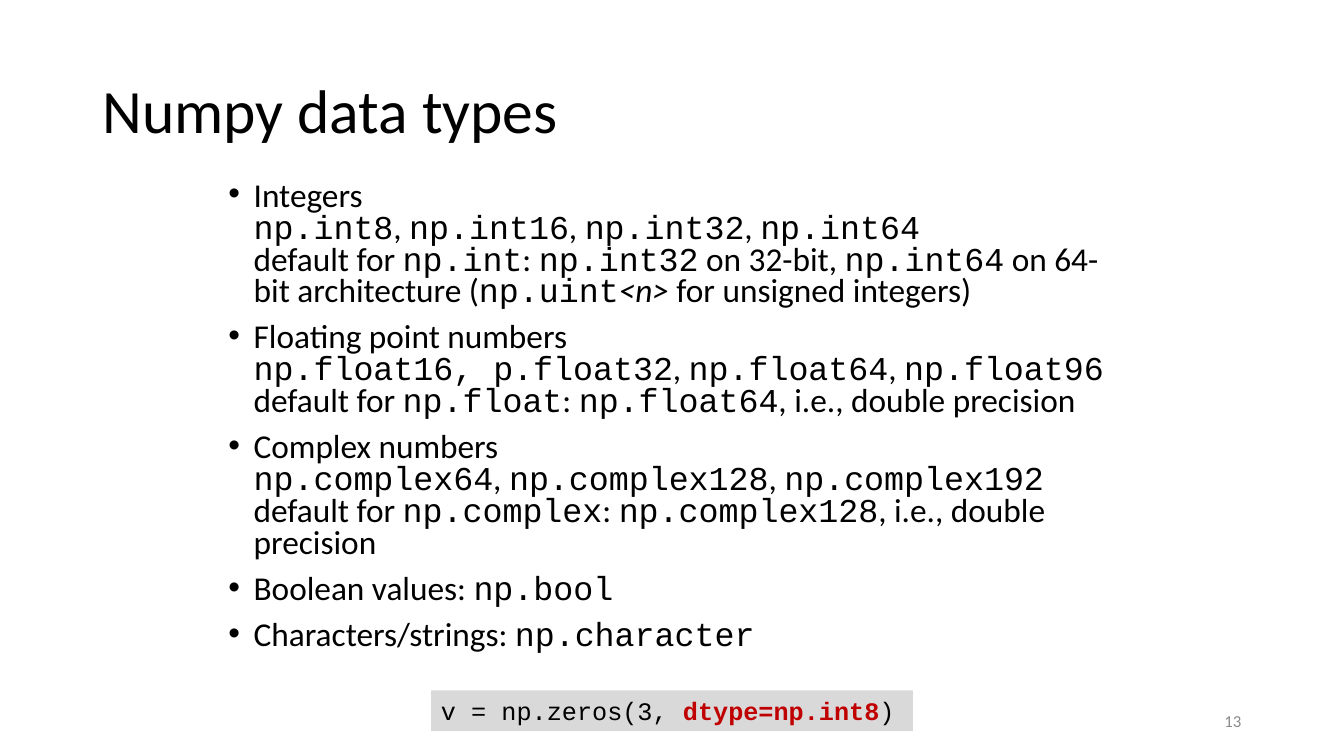
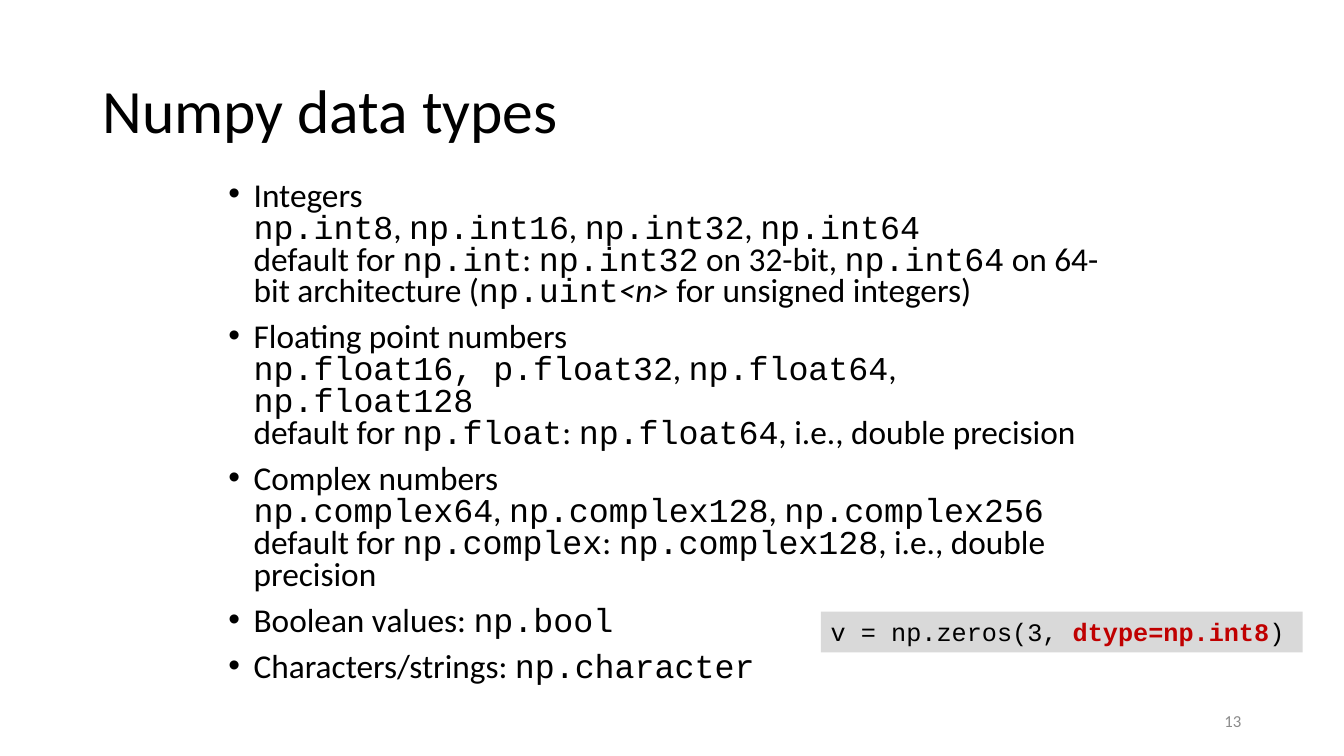
Before and after one commit to gjbex/Scientific-Python, a slide deck: slide 13 of scientific_python.pptx. Drawn at 1344x756 pixels with LibreOffice and Linux fonts; fonts in the diff are those of the drawing. Boxes give left, top, right and bottom in pixels: in the first picture for what was removed or moved away, otherwise in the second. Text is boxed around its words. In the diff, an @@ line names an element or a change of style, - is before the commit and + after.

Commit message:
Fix slide on numpy data types

```diff
--- a/scientific_python.pptx
+++ b/scientific_python.pptx
@@ text at bbox=[254, 325, 1076, 592]: text changed @@
-• Floating point numbers
-  np.float16, p.float32, np.float64, np.float96
-  default for np.float: np.float64, i.e., double precision
-• Complex numbers
-  np.complex64, np.complex128, np.complex192
-  default for np.complex: np.complex128, i.e., double precision
+• Floating point numbers
+  np.float16, p.float32, np.float64, np.float128
+  default for np.float: np.float64, i.e., double precision
+• Complex numbers
+  np.complex64, np.complex128, np.complex256
+  default for np.complex: np.complex128, i.e., double precision
@@ rectangle "v = np.zeros(3, dtype=np.int8)": place and size @@
-rectangle "v = np.zeros(3, dtype=np.int8)" at bbox=[432, 691, 913, 731]
+rectangle "v = np.zeros(3, dtype=np.int8)" at bbox=[821, 612, 1303, 652]
```
